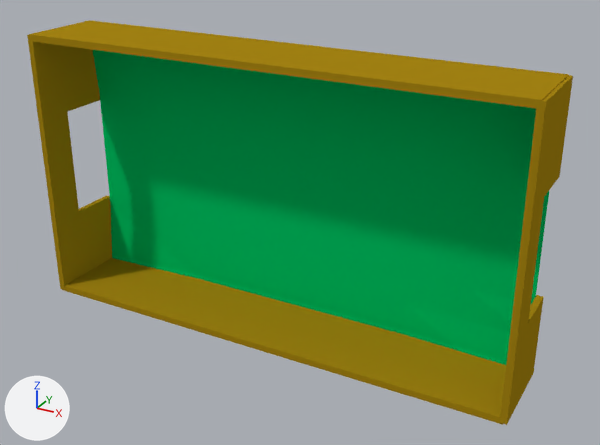
What one commit did to the Blender file resources/blender/table.blend.
Both versions are drawn from a camera (50 mm lens) standing at (10.34, -18.57, 8.26) and looking at (0.71, -1.05, -0.5). The axes (+X, +Y, +Z) are drawn at lower left. The lights are the same throughout.
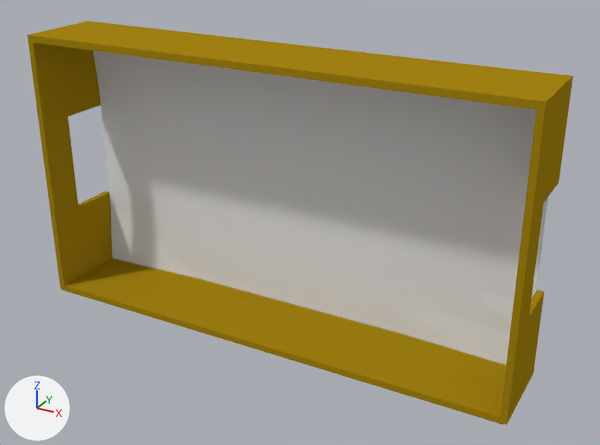
Pixel boxes [x1, y1, x2, y2] of what changed, in the pictures (600 x 445 px; the box of a moved part takes in the faces that stretch with it):
'Cube', recoloured (green to grey)
    both: [93, 50, 549, 365]
'Cube.004', moved
    before: [29, 20, 569, 108]
    after: [32, 22, 564, 110]
'Cube.003', reshaped
    before: [27, 35, 112, 290]
    after: [27, 21, 112, 290]
part 1 of me_gwall2, moved or reshaped
    both: [526, 77, 572, 321]
part 2 of me_gwall1, moved or reshaped
    before: [33, 42, 112, 273]
    after: [33, 28, 112, 273]

The edits, one by one:
me_gwall2 has 16 vertices, 14 faces and spans x -1.29..-1.11, y -5.27..2.44, z 2.16..4.57.
me_gwall2 is used by ob_cube_001; location (8.03, 2.19, 1.46); rotation (1.571, 0.0, 0.0), in degrees (90, 0, 0).
Before the commit, vertices of me_gwall2: 8 (-1.29, -3.04, 2.16) at pixel (536, 295), 9 (-1.11, -3.04, 2.16) at pixel (543, 296), 10 (-1.11, -3.04, 3.6) at pixel (528, 322), 11 (-1.11, 0.09, 3.6) at pixel (544, 196), 12 (-1.29, 0.09, 3.6).
Before the commit, vertices of me_gwall2: 13 (-1.29, -3.04, 3.6), 14 (-1.11, 0.09, 2.16) at pixel (559, 176), 15 (-1.29, 0.09, 2.16).
Part 1, on me_gwall2:
Vertices 11, 12, 14, 15 of me_gwall2 move by (0.0, -0.15, 0.0).
Vertices 8, 9, 10, 13 of me_gwall2 move by (0.0, 0.15, 0.0).
me_gwall1 has 16 vertices, 14 faces and spans x -1.29..-1.11, y -5.27..2.44, z 2.16..4.57.
me_gwall1 is used by ob_cube_003; location (-5.63, 2.19, 1.46); rotation (1.571, 0.0, 0.0), in degrees (90, 0, 0).
Before the commit, vertices of me_gwall1: 8 (-1.29, -3.04, 2.16) at pixel (106, 195), 9 (-1.11, -3.04, 2.16) at pixel (110, 196), 10 (-1.11, -3.04, 3.6) at pixel (79, 211), 11 (-1.11, 0.09, 3.6) at pixel (67, 111), 12 (-1.29, 0.09, 3.6).
Before the commit, vertices of me_gwall1: 13 (-1.29, -3.04, 3.6), 14 (-1.11, 0.09, 2.16) at pixel (100, 99), 15 (-1.29, 0.09, 2.16).
Part 2, on me_gwall1:
Vertices 11, 12, 14, 15 of me_gwall1 move by (0.0, -0.15, 0.0).
Vertices 8, 9, 10, 13 of me_gwall1 move by (0.0, 0.15, 0.0).
me_table has 85 vertices, 101 faces and spans x -1.0..1.0, y -6.6..1.0, z -1.0..1.0.
me_table no longer uses material mat_material (green #00c162).
Object 'Cube.004' (ob_cube_004) moves from (0.95, 1.86, 0.38) to (0.95, 1.86, 0.36).
